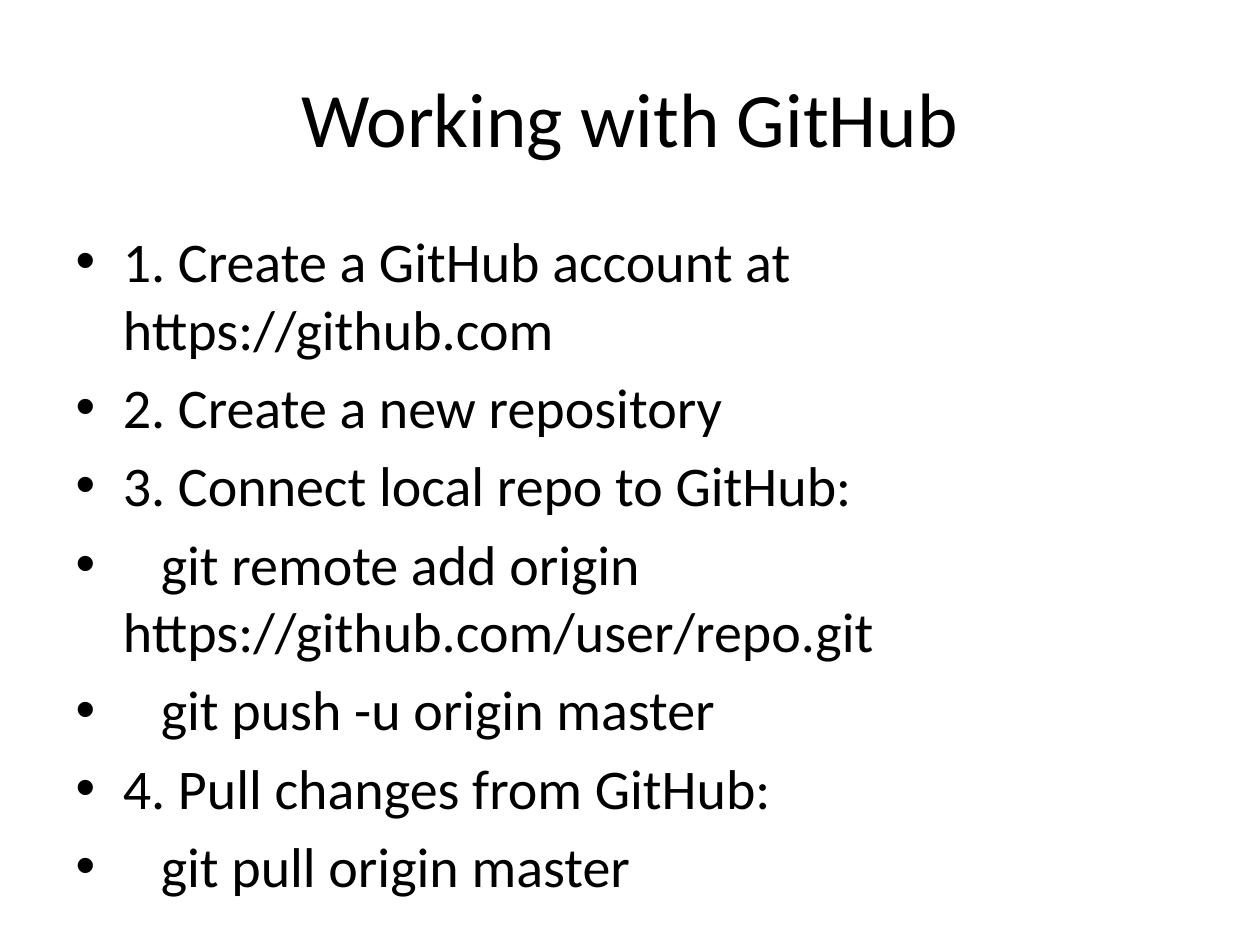
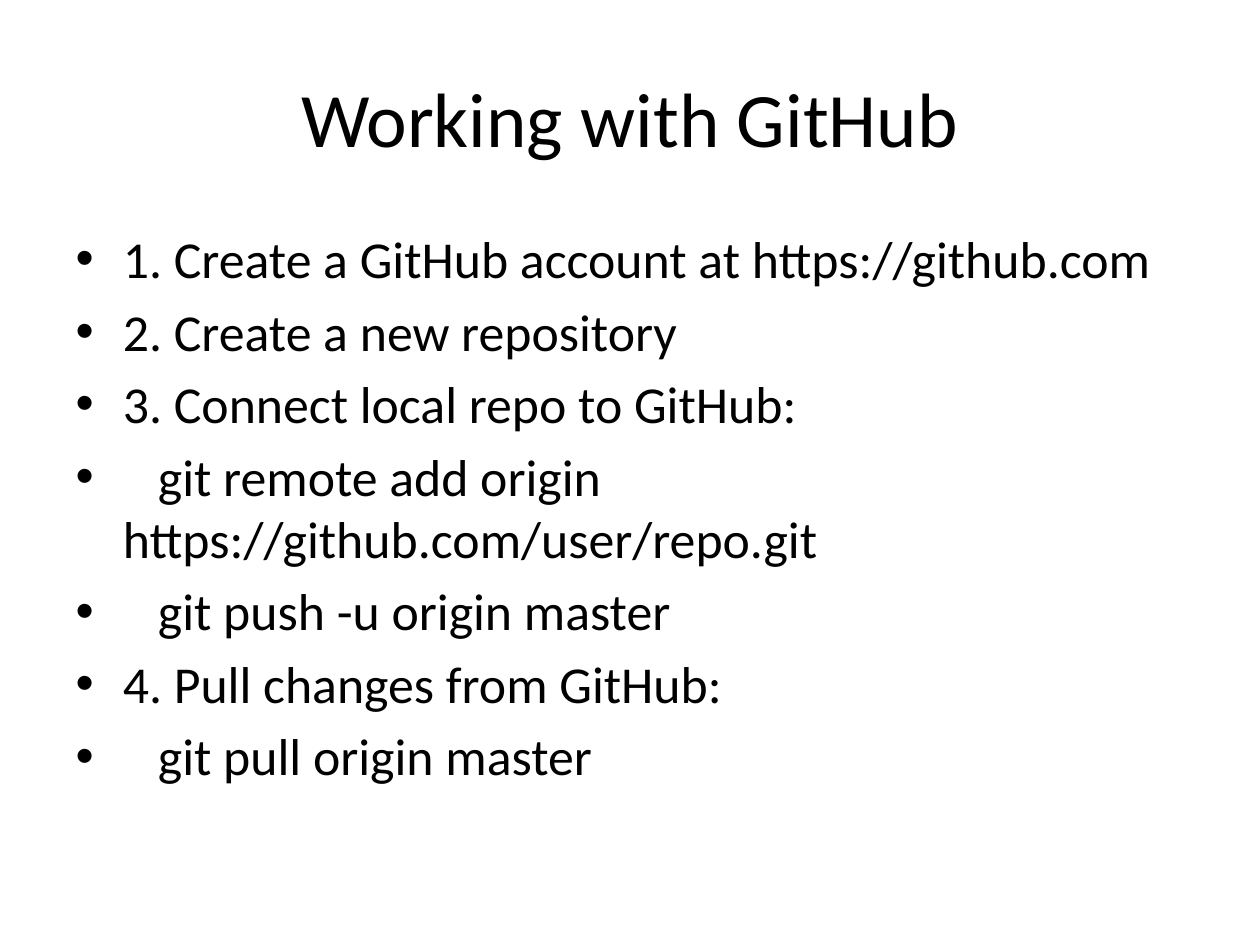
Before and after one commit to QualityThough-cypress-team/Ecommerce_automtion, a slide deck: slide 3 of cypress/e2e/Git_GitHub_Beginners_Guide.pptx (slide 6 before the commit). Drawn at 1260x945 pixels with LibreOffice and Linux fonts; fonts in the diff are those of the drawing. Boxes give left, top, right and bottom in pixels: in the first picture for what was removed or moved away, otherwise in the second. Text is boxed around its words. In the diff, an @@ line names an element or a change of style, - is before the commit and + after.

Commit message:
Removed two slides from the ppt

```diff
--- a/cypress/e2e/Git_GitHub_Beginners_Guide.pptx
+++ b/cypress/e2e/Git_GitHub_Beginners_Guide.pptx
@@ text "1. Create a GitHub account ..." at [123, 242, 1150, 784]: size 32 to 29.6 pt @@
```
Also in this commit, not shown: 3 slides removed.
